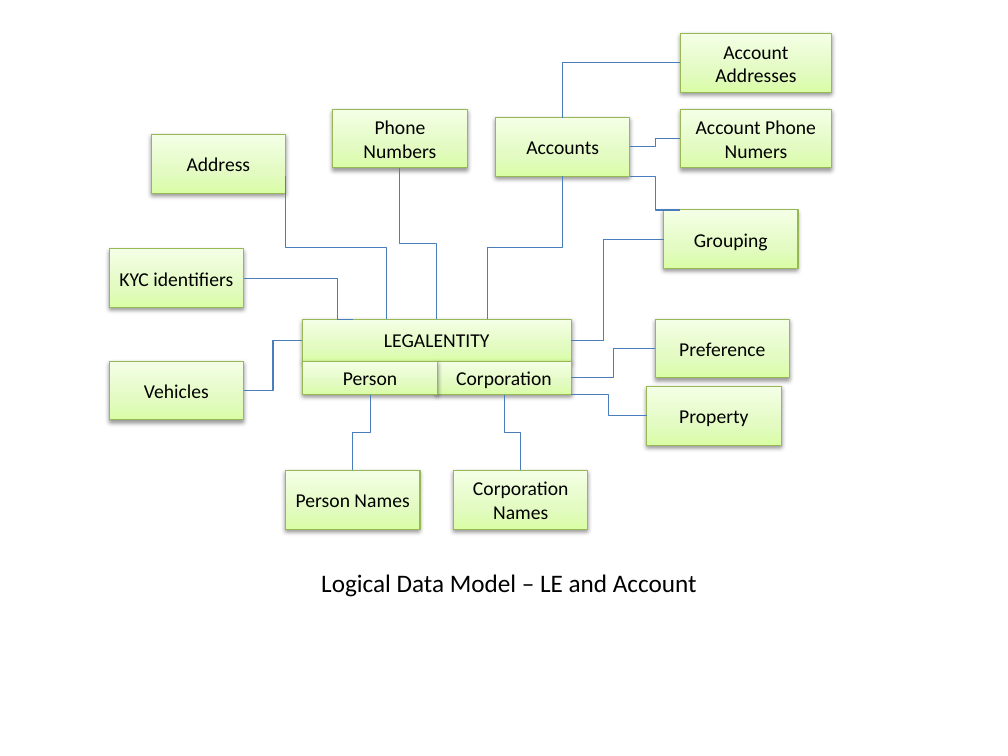
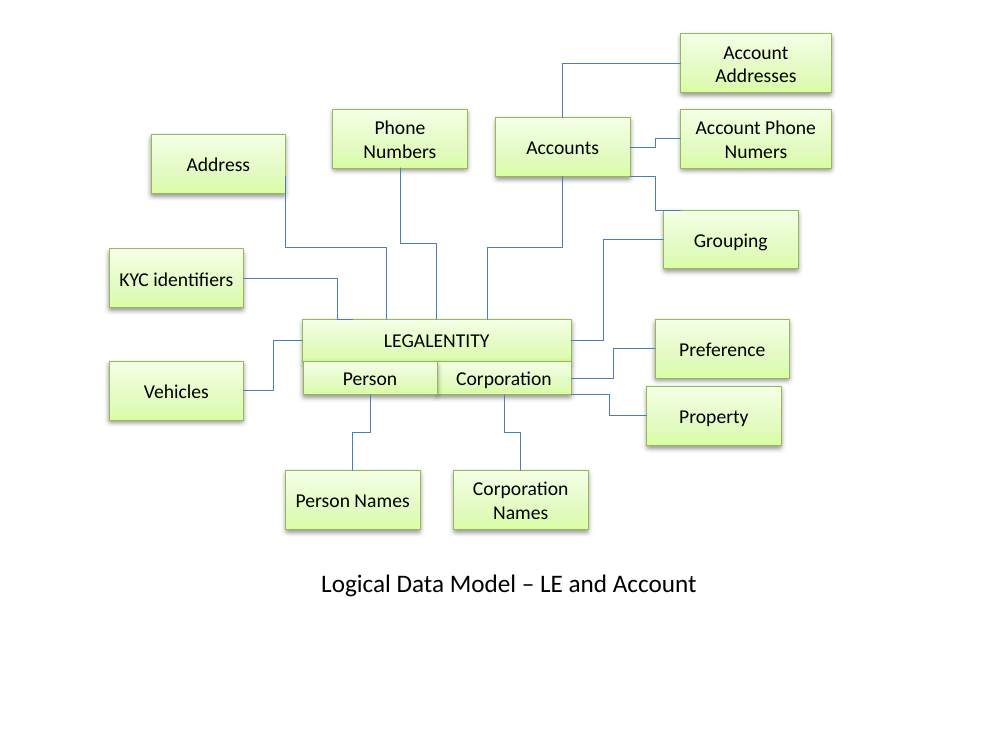
Before and after one commit to yugandharproject/YugandharMDMHubDocs, a slide deck: slide 3 of yugandhar-openmdm-doc/Architecture.pptx. Drawn at 1008x756 pixels with LibreOffice and Linux fonts; fonts in the diff are those of the drawing. Boxes give left, top, right and bottom in pixels: in the first picture for what was removed or moved away, otherwise in the second. Text is boxed around its words. In the diff, an @@ line names an element or a change of style, - is before the commit and + after.

```diff
--- a/yugandhar-openmdm-doc/Architecture.pptx
+++ b/yugandhar-openmdm-doc/Architecture.pptx
@@ outline #98B955 0.75 pt to #98B955 0.5 pt; shadow changed in 4 elements at (655, 320, 789, 378), (333, 109, 467, 167), (109, 361, 243, 419), (680, 109, 832, 167) @@
@@ elbow line (436, 320) - (400, 168): stroke #4B7EBC 0.75 pt to #4B7EBC 0.5 pt @@
```
Also in this commit, not shown: 2 other slides changed, 13 slides added, 1 slide removed, 4 other files.
